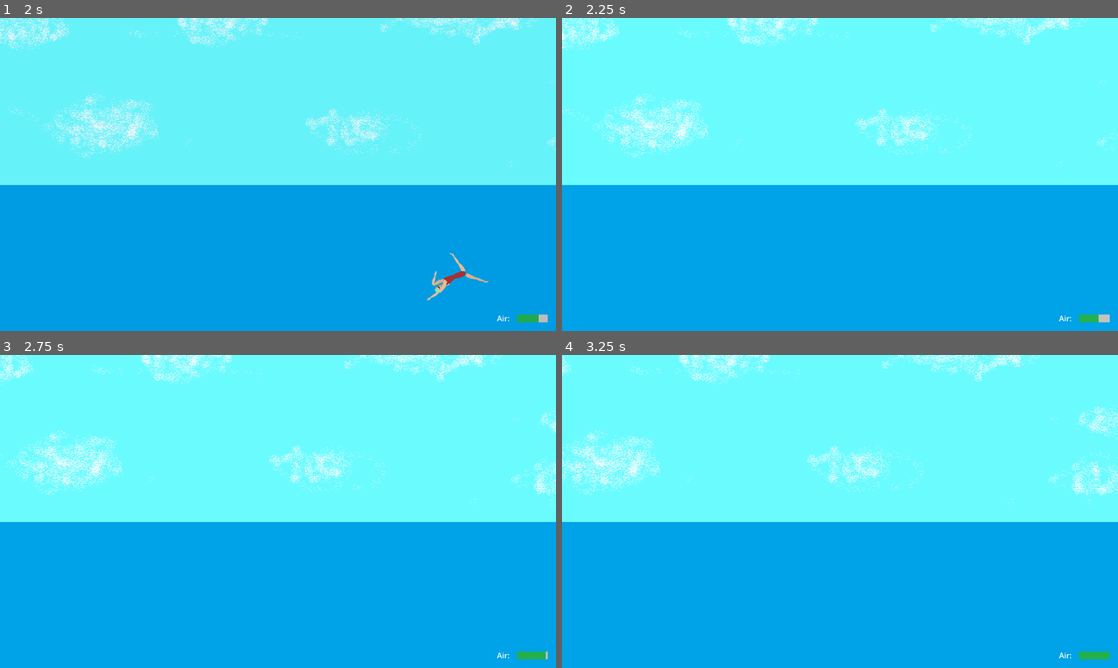
Above: before the commit, frames 1-4 (two rows, left to right).
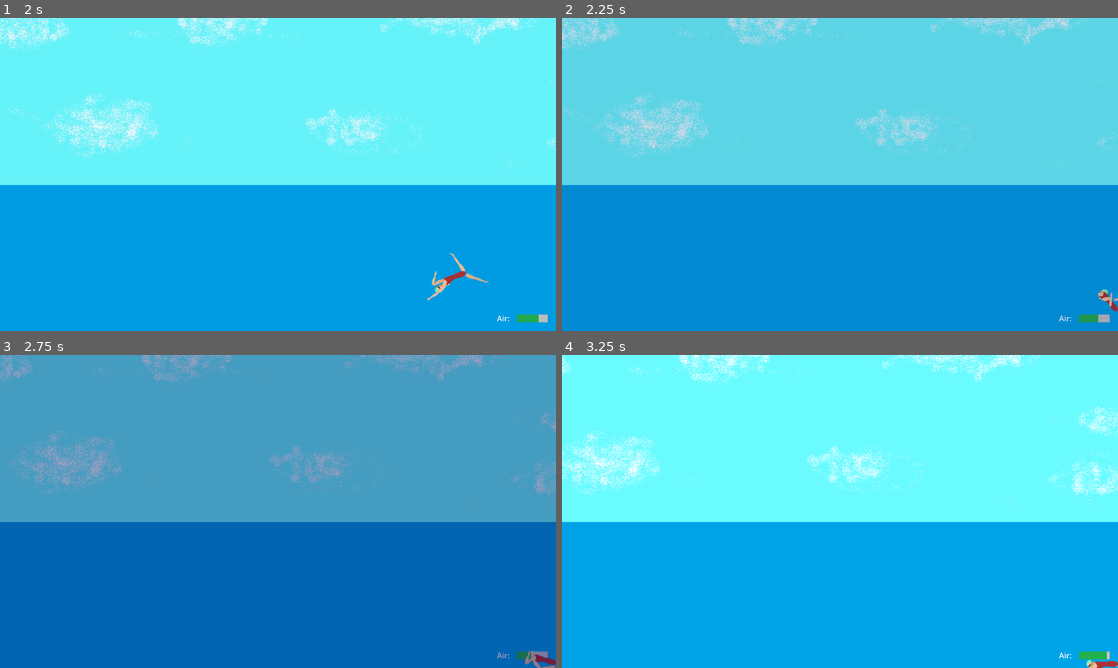
Above: after the commit, the same moments.

Repository: acnolan/Pixel-Game-Jam-2024
Game: Godot game, scene res://scenes/menu/start_screen.tscn
The game is run twice, just before and just after one commit, with the same random seed, the same clock (stepped at 60 frames per second) and the same inputs.
Inputs:
- Up to frame 1 (2 s): click "Play" at 0.5 s; hold W from 1.28 s (still down); tap I at 1.35 s
- Up to frame 2 (2.25 s): release W at 2.03 s; hold S from 2.03 s (still down); tap M at 2.1 s
- Up to frame 3 (2.75 s): keep holding S
- Up to frame 4 (3.25 s): release S at 2.78 s; hold W from 2.78 s (still down); tap I at 2.85 s

Frame 1 is identical in both runs. In frame 2, 54% of the frame differs, in the area x 0-100%, y 0-98%; in frame 3, 100%, in the area x 0-100%, y 0-100%; in frame 4, 0.1%.

Commit message:
Invisible walls working again

Diff:
--- a/scenes/world.tscn
+++ b/scenes/world.tscn
@@ -33,7 +33,8 @@
 physics_layer_0/collision_layer = 1
 physics_layer_1/collision_layer = 2
 physics_layer_1/collision_mask = 0
-physics_layer_2/collision_layer = 1
+physics_layer_2/collision_layer = 33
+physics_layer_2/collision_mask = 33
 sources/0 = SubResource("TileSetAtlasSource_r577r")
 sources/2 = SubResource("TileSetAtlasSource_oj60c")
 
